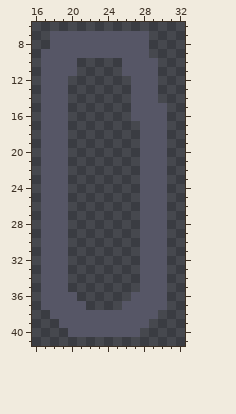
A pixel-art sprite gets an edit: sprites/units/heal-missile-outline.png. Above, as it was before the edit.
The file is 48x48 pixels. Shown: x 16..32, y 6..41.
Now the later version:
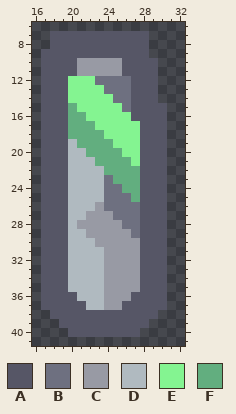
Palette (. is transparent): A #565666  B #6e7080  C #989aa4  D #b0bac0  E #84f491  F #62ae7f
The edit:
{"y":10,"x":21,"old":".....","new":"CCCCC"}
{"y":11,"x":21,"old":".....","new":"CCCCC"}
{"y":12,"x":20,"old":".......","new":"EEEBBBB"}
{"y":13,"x":20,"old":".......","new":"EEEEBBB"}
{"y":14,"x":20,"old":".......","new":"EEEEEBB"}
{"y":15,"x":20,"old":".......","new":"FEEEEEB"}
{"y":16,"x":20,"old":".......","new":"FFEEEEE"}
{"y":17,"x":20,"old":"........","new":"FFFEEEEE"}
{"y":18,"x":20,"old":"........","new":"FFFFEEEE"}
{"y":19,"x":20,"old":"........","new":"DFFFFEEE"}
{"y":20,"x":20,"old":"........","new":"DDFFFFEE"}
{"y":21,"x":20,"old":"........","new":"DDDFFFFE"}
{"y":22,"x":20,"old":"........","new":"DDDDFFFF"}
{"y":23,"x":20,"old":"........","new":"DDDDBFFF"}
{"y":24,"x":20,"old":"........","new":"DDDDBBFF"}
{"y":25,"x":20,"old":"........","new":"DDDDBBBF"}
{"y":26,"x":20,"old":"........","new":"DDDCBBBB"}
{"y":27,"x":20,"old":"........","new":"DDCCCBBB"}
{"y":28,"x":20,"old":"........","new":"DCCCCCBB"}
{"y":29,"x":20,"old":"........","new":"DDCCCCCB"}
{"y":30,"x":20,"old":"........","new":"DDDCCCCC"}
{"y":31,"x":20,"old":"........","new":"DDDDCCCC"}
{"y":32,"x":20,"old":"........","new":"DDDDCCCC"}
{"y":33,"x":20,"old":"........","new":"DDDDCCCC"}
{"y":34,"x":20,"old":"........","new":"DDDDCCCC"}
{"y":35,"x":20,"old":"........","new":"DDDDCCCC"}
{"y":36,"x":21,"old":"......","new":"DDDCCC"}
{"y":37,"x":22,"old":"....","new":"DDCC"}
{"label":"added","picture_box":[68,58,140,310]}
